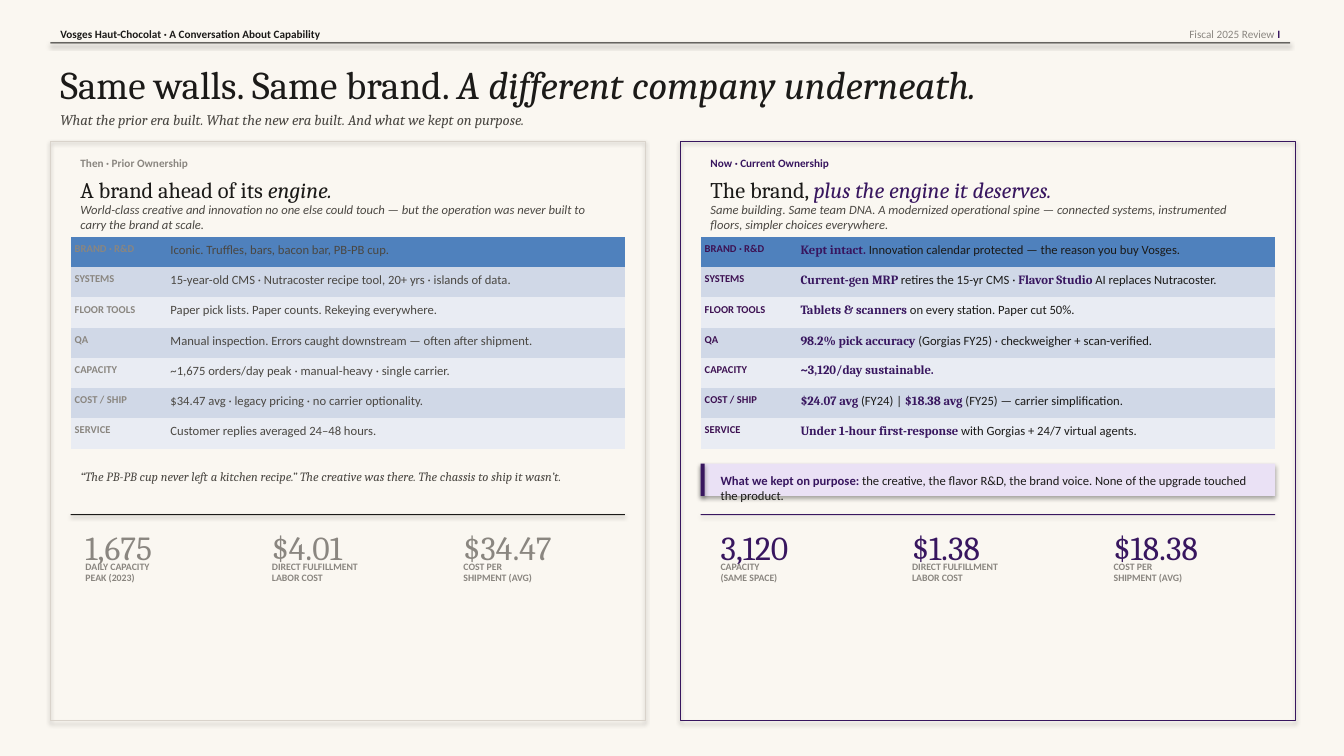
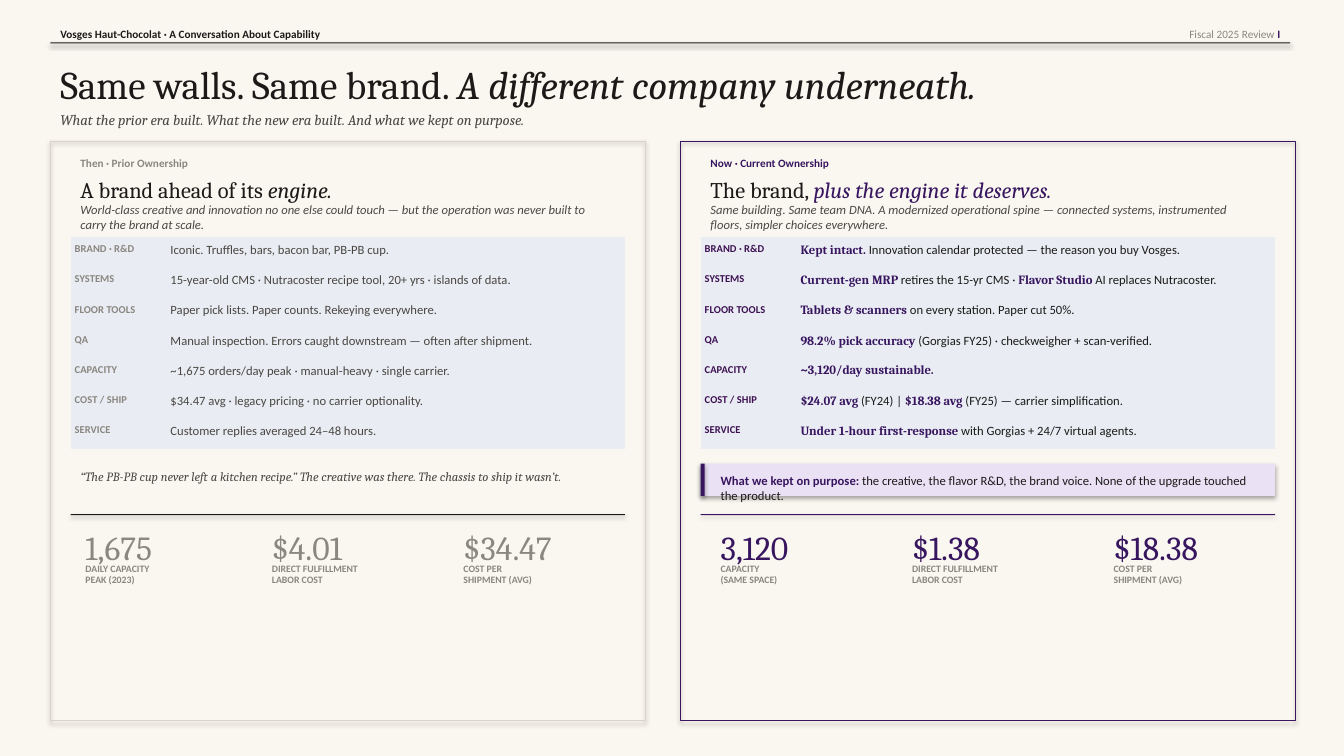
Before and after one commit to maxysadm-GH/2025-phoenix-board-report, a slide deck: slide 1 of brand.pptx. Drawn at 1344x756 pixels with LibreOffice and Linux fonts; fonts in the diff are those of the drawing. Boxes give left, top, right and bottom in pixels: in the first picture for what was removed or moved away, otherwise in the second. Text is boxed around its words. In the diff, an @@ line names an element or a change of style, - is before the commit and + after.

```diff
--- a/brand.pptx
+++ b/brand.pptx
@@ table at [71,237,625,449] @@
@@ fill #4F81BD to #E9EDF4 in row 1 @@
@@ fill #D0D8E8 to #E9EDF4 in 6 cells @@
@@ table at [701,237,1275,449] @@
@@ fill #4F81BD to #E9EDF4 in row 1 @@
@@ fill #D0D8E8 to #E9EDF4 in 6 cells @@
```
Also in this commit, not shown: 2 other slides changed, 2 other files.
